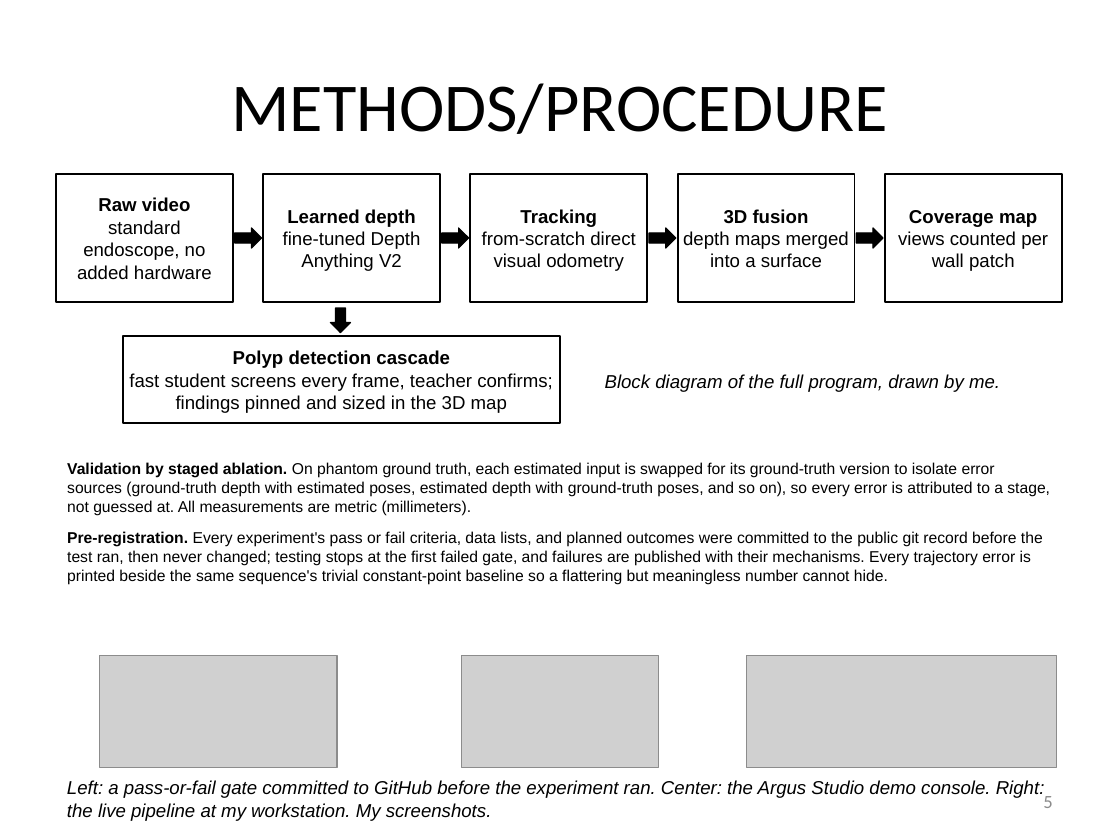
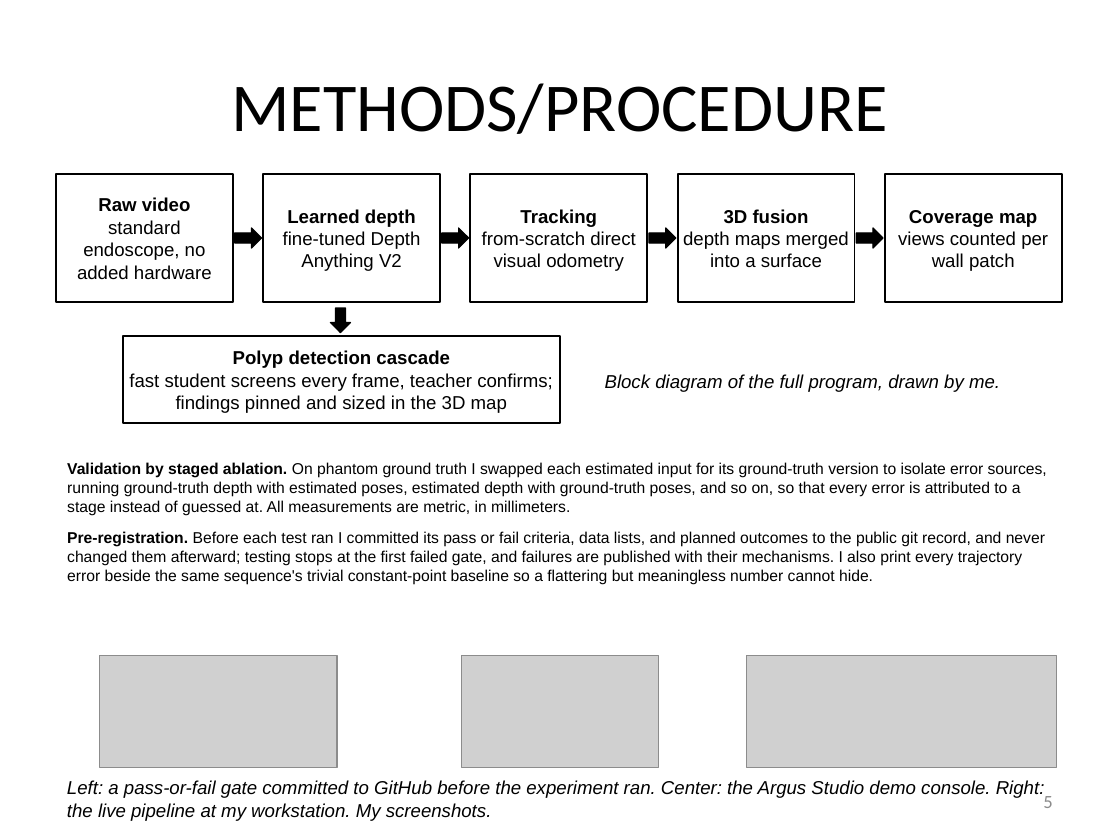
Before and after one commit to bluMoonx/EndoscopicMonocularSLAM, a slide deck: slide 5 of presentation/Argus_GSDSEF_2027_Digital_Presentation.pptx. Drawn at 1120x840 pixels with LibreOffice and Linux fonts; fonts in the diff are those of the drawing; grey boxes stand for pictures. Boxes give left, top, right and bottom in pixels: in the first picture for what was removed or moved away, otherwise in the second. Text is boxed around its words. In the diff, an @@ line names an element or a change of style, - is before the commit and + after.

Commit message:
Deck prose pass: every explanation rewritten as full first-person sentences
The body text read grammatically but like a spec sheet, with colon
fragments (Adoption 1:, Today:, Next:) and impersonal lab voice. All
explanatory blocks now read as written sentences in the first person;
tables and figure captions are unchanged. Abstract holds at 249 words,
template validation passes, and all twelve slides re-rendered clean.

```diff
--- a/presentation/Argus_GSDSEF_2027_Digital_Presentation.pptx
+++ b/presentation/Argus_GSDSEF_2027_Digital_Presentation.pptx
@@ text at (67,462,1047,585): text changed @@
-Validation by staged ablation. On phantom ground truth, each estimated input is swapped for its ground-truth version to isolate error sources (ground-truth depth with estimated poses, estimated depth with ground-truth poses, and so on), so every error is attributed to a stage, not guessed at. All measurements are metric (millimeters).
-Pre-registration. Every experiment's pass or fail criteria, data lists, and planned outcomes were committed to the public git record before the test ran, then never changed; testing stops at the first failed gate, and failures are published with their mechanisms. Every trajectory error is printed beside the same sequence's trivial constant-point baseline so a flattering but meaningless number cannot hide.
+Validation by staged ablation. On phantom ground truth I swapped each estimated input for its ground-truth version to isolate error sources, running ground-truth depth with estimated poses, estimated depth with ground-truth poses, and so on, so that every error is attributed to a stage instead of guessed at. All measurements are metric, in millimeters.
+Pre-registration. Before each test ran I committed its pass or fail criteria, data lists, and planned outcomes to the public git record, and never changed them afterward; testing stops at the first failed gate, and failures are published with their mechanisms. I also print every trajectory error beside the same sequence's trivial constant-point baseline so a flattering but meaningless number cannot hide.
```
Also in this commit, not shown: 6 other slides changed, 1 other file.
